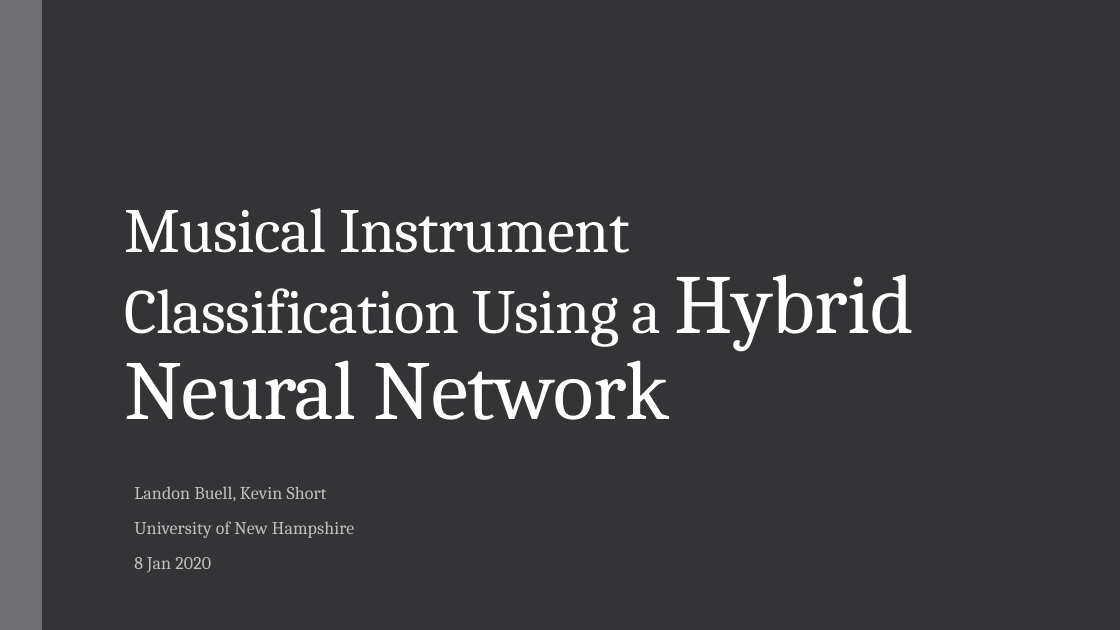
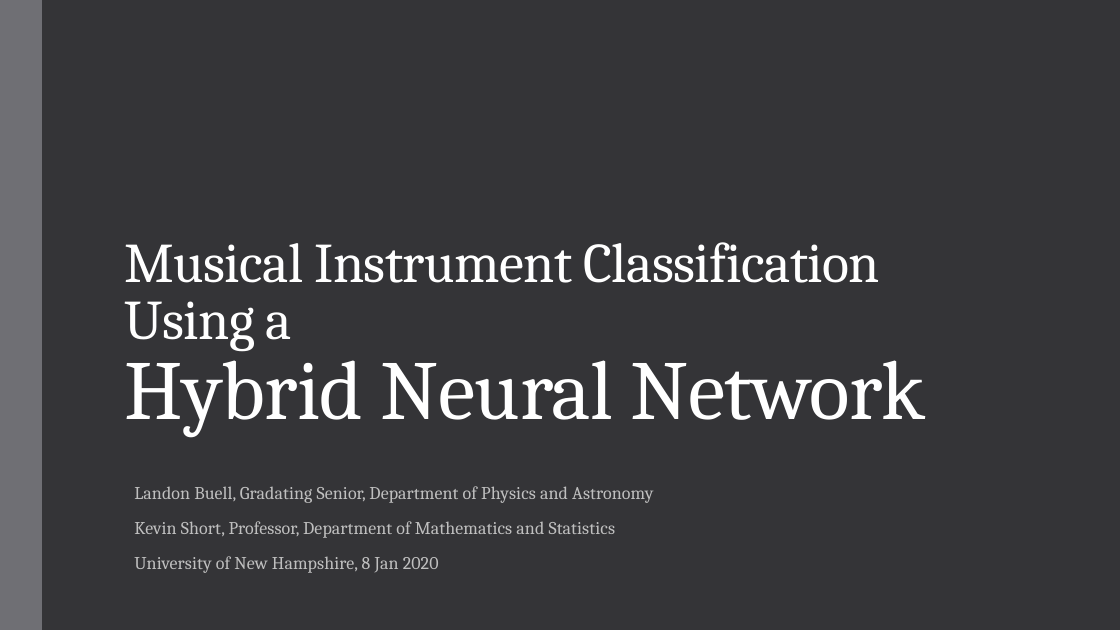
Before and after one commit to landonbuell/Buell-Senior-Thesis, a slide deck: slide 1 of JMMPaper/Musical Instrument Classification Using a Hybrid Neural Network BuellShort.pptx. Drawn at 1120x630 pixels with LibreOffice and Linux fonts; fonts in the diff are those of the drawing. Boxes give left, top, right and bottom in pixels: in the first picture for what was removed or moved away, otherwise in the second. Text is boxed around its words. In the diff, an @@ line names an element or a change of style, - is before the commit and + after.

```diff
--- a/JMMPaper/Musical Instrument Classification Using a Hybrid Neural Network BuellShort.pptx
+++ b/JMMPaper/Musical Instrument Classification Using a Hybrid Neural Network BuellShort.pptx
@@ title "Musical Instrument Classification Using a ..." at (x1=124, y1=242, x2=926, y2=437): size 54 to 48 pt in "Musical Instrument Classification Using a" @@
@@ subtitle at (x1=134, y1=486, x2=653, y2=573): text changed @@
-Landon Buell, Kevin Short
-University of New Hampshire
-8 Jan 2020
+Landon Buell, Gradating Senior, Department of Physics and Astronomy
+Kevin Short, Professor, Department of Mathematics and Statistics
+University of New Hampshire, 8 Jan 2020
```
Also in this commit, not shown: 5 other slides changed, 2 slides added, 1 slide removed, 10 other files.
